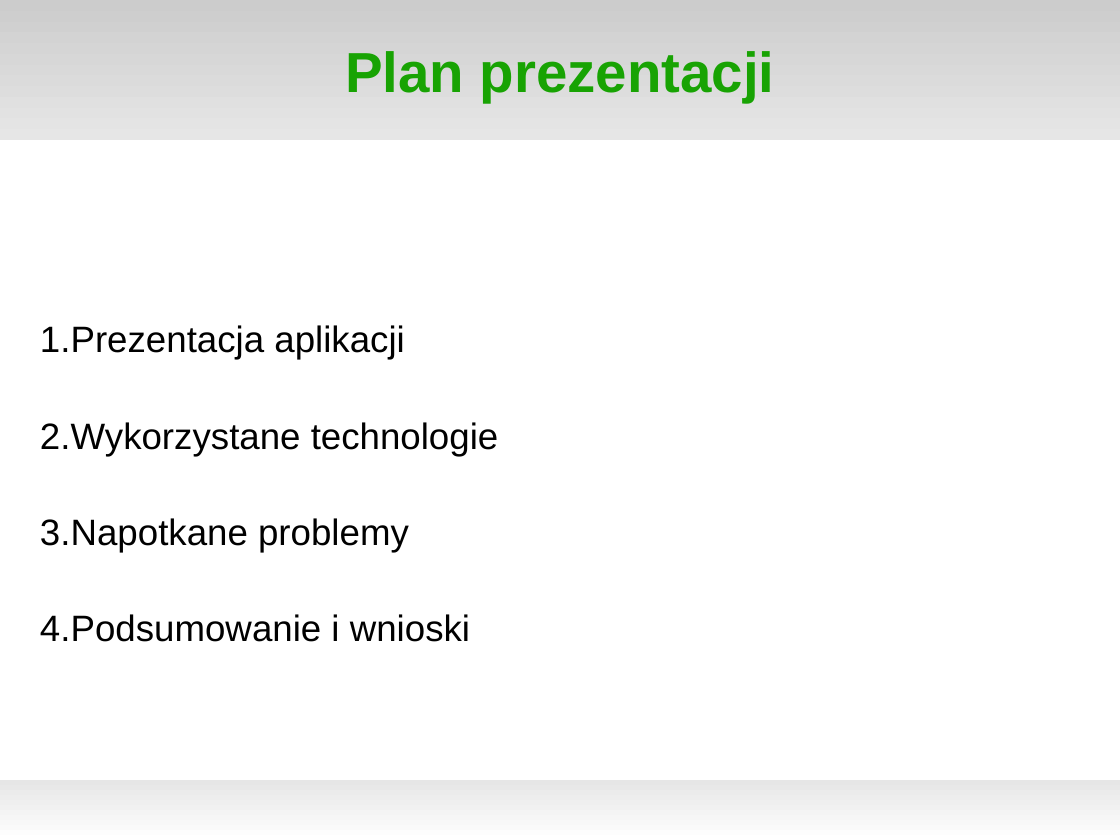
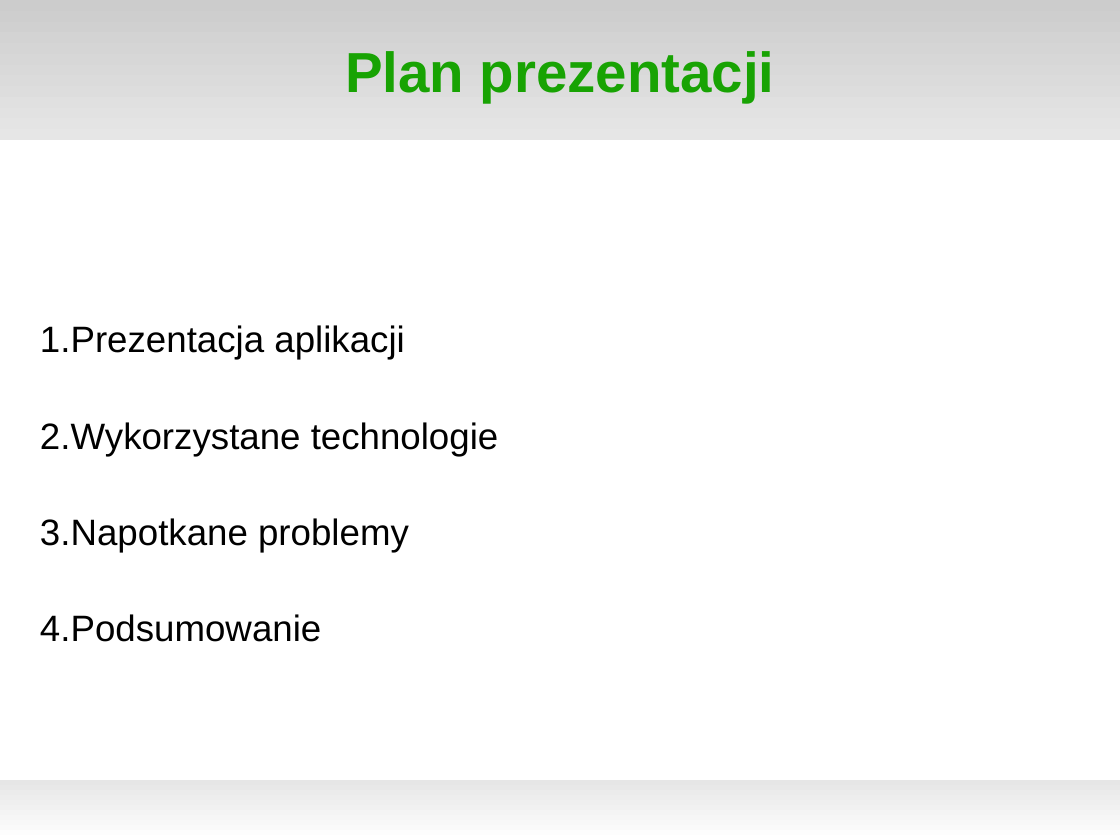
Before and after one commit to matkaczmarski/Praca-inzynierska, a slide deck: slide 2 of Prezentacja - obrona pracy/szablon-do-prezentacji.odp. Drawn at 1120x840 pixels with LibreOffice and Linux fonts; fonts in the diff are those of the drawing; background and template pictures are left out. Boxes give left, top, right and bottom in pixels: in the first picture for what was removed or moved away, otherwise in the second. Text is boxed around its words. In the diff, an @@ line names an element or a change of style, - is before the commit and + after.

Commit message:
drobne poprawki prezentacji

```diff
--- a/Prezentacja - obrona pracy/szablon-do-prezentacji.odp
+++ b/Prezentacja - obrona pracy/szablon-do-prezentacji.odp
@@ text at [40,614,321,642]: text changed @@
-4. Podsumowanie i wnioski
+4. Podsumowanie
```
Also in this commit, not shown: 3 other slides changed.
